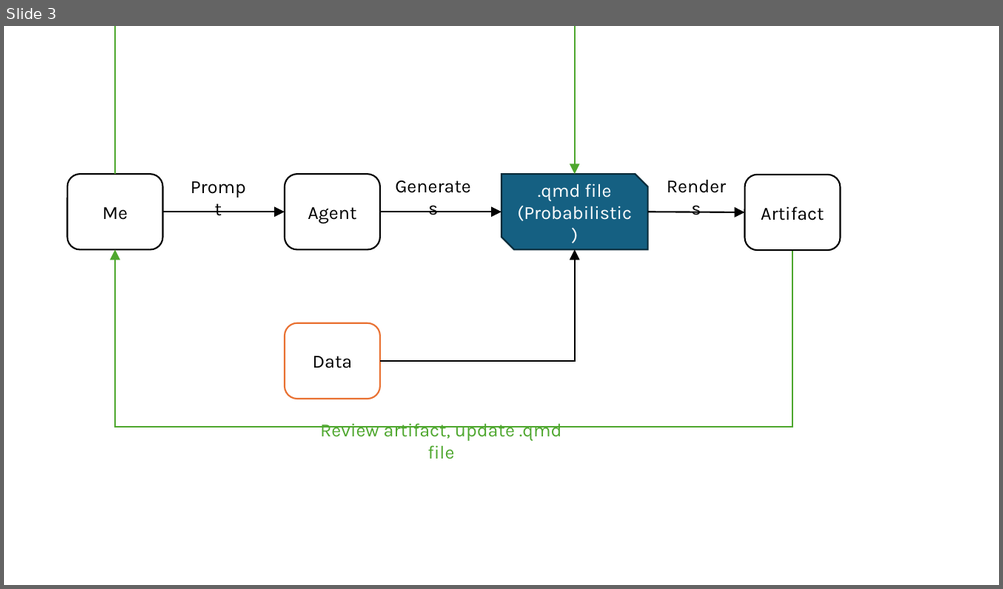
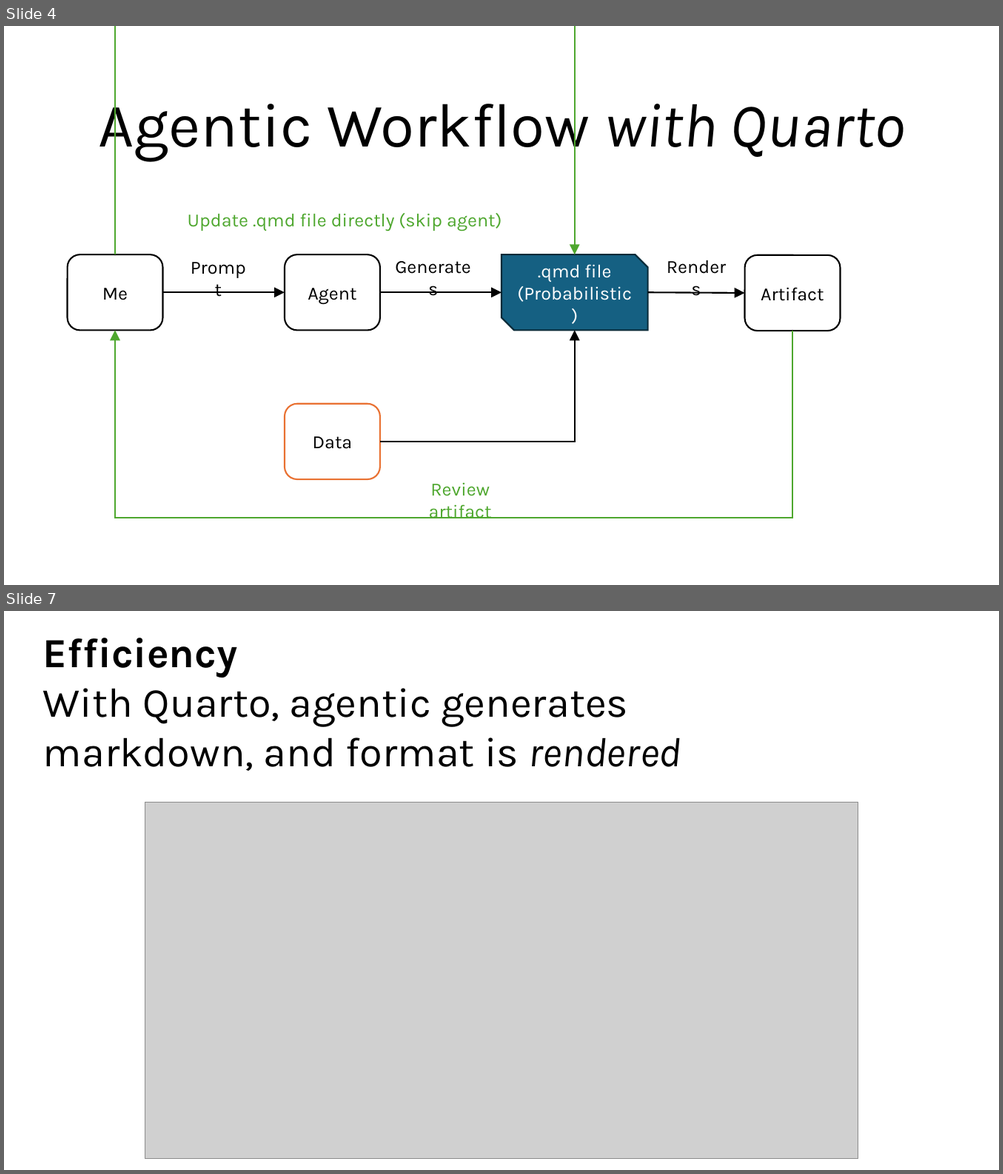
Before and after one commit to jhelvy/2026-posit-conf-quarto, a slide deck: images/entanglement-diagram/entanglement.pptx. Shown one above the other, each under a label of ours: slide 3 before the commit, slides 4 and 7 after it; the slides between them are not shown. The pictures are 1003x589 and 1003x1174 pixels, drawn with LibreOffice and Linux fonts; fonts in the diff are those of the drawing; grey boxes stand for pictures. Boxes give left, top, right and bottom in pixels: in the first picture for what was removed or moved away, otherwise in the second. Text is boxed around its words. In the diff, an @@ line names an element or a change of style, - is before the commit and + after.

```diff
--- a/images/entanglement-diagram/entanglement.pptx
+++ b/images/entanglement-diagram/entanglement.pptx
@@ slide 7 added at bbox=[4, 611, 999, 1170], background #FFFFFF @@
@@ text added at bbox=[43, 638, 681, 771], 40 pt, text #000000 @@
+Efficiency
+With Quarto, agentic generates markdown, and format is rendered
@@ picture added at bbox=[145, 803, 858, 1159] @@
@@ what was slide 3 is now slide 4 @@
@@ slide 4 changed as well @@
@@ text added at bbox=[98, 90, 905, 161], 60 pt, text #000000 @@
+Agentic Workflow with Quarto
@@ text added at bbox=[188, 213, 502, 231], 18 pt, text #4EA72E @@
+Update .qmd file directly (skip agent)
@@ 4 rounded rectangles, 3 texts, 3 arrows, 2 elbow arrows, 1 snip diag rect: place and size @@
-4 rounded rectangles, 3 texts, 3 arrows, 2 elbow arrows, 1 snip diag rect at bbox=[68, 156, 840, 399]
+4 rounded rectangles, 3 texts, 3 arrows, 2 elbow arrows, 1 snip diag rect at bbox=[68, 236, 840, 480]
@@ elbow arrow moved from (793, 250) - (115, 249) to (793, 331) - (115, 330) @@
@@ text at bbox=[429, 483, 492, 519]: text changed @@
-Review artifact, update .qmd file
+Review artifact
```
Also in this commit, not shown: 2 other slides changed, 4 other slides added.
